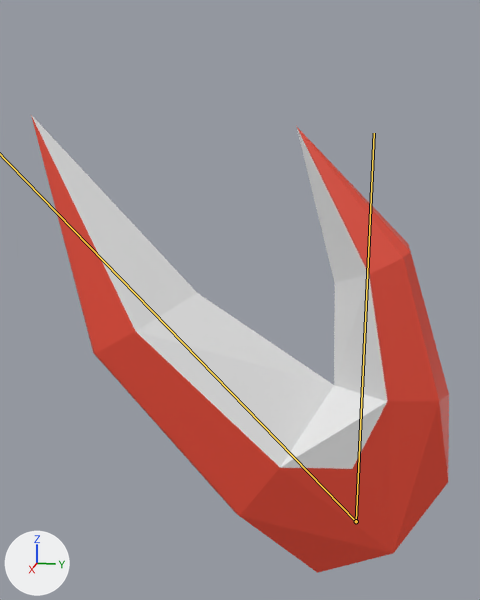
One commit to the Blender file crabs/Blender/claw.blend: the scene before it, then after it.
Both versions are drawn from a 50 mm lens placed at (4.34, -0.58, 3.08), pointed at (-0.04, -1.46, 1.99). The axes (+X, +Y, +Z) are drawn at lower left. The lights are the same throughout. The bones that bend it are drawn over the model as lines.
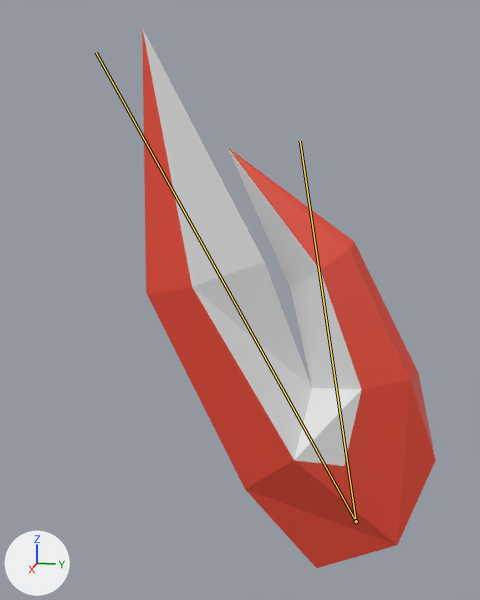
The newer file adds an action. The first version stands in its rest pose; the second is drawn at frame 10 of the action 'ArmatureAction'.

Changed parts and their boxes (x1, y1, x2, y2) in the pictures (480 x 600 px):
'Cylinder', posed (30% narrower, 18% taller): before (31, 115, 449, 573); after (142, 28, 436, 568)
bone 'Bone.001', root to tip: before (356, 521) to (374, 133); after (356, 521) to (300, 141)

The edits, one by one:
Bone 'Bone' (bone_bone) turns from (0, 0, 0) to (-16, -11, 3) degrees about its own x, y and z.
Bone 'Bone.001' (bone_bone_001) turns from (0, 0, 0) to (10, 5, 5) degrees about its own x, y and z.
